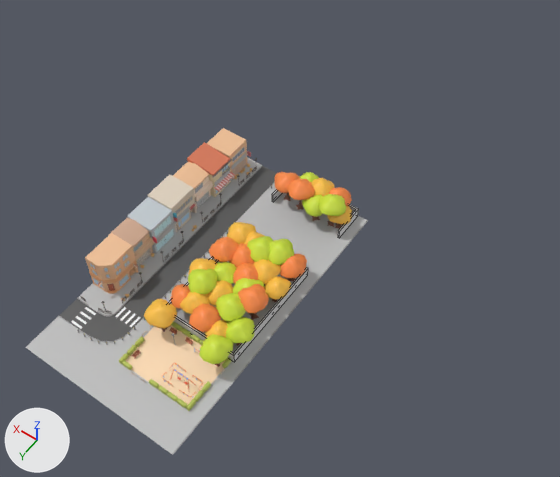
Renders of the FBX model TogeJam/Assets/3DModels/Environments/doggo_Park_Grp.fbx from each side of a commit.
The view is the same before and after, from a camera (50 mm lens) standing at (-45.6, 55.0, 109.4) and looking at (-0.5, -8.2, 10.1). Every picture has the same lights, and +X, +Y and +Z are marked at lower left. Mesh edges are drawn as thin lines on the coarser meshes. Where no turn or scale is listed for an object, it has been applied to the vertices.

The first picture shows 'doggo_Park_Street_cafe_B_main', 'doggo_Park_Street_corner', 'doggo_Park_Street_shop_B_main', 'doggo_Park_Street_shop_C_main', 'doggo_Park_Street_shop_D_main', 'doggo_Park_Street_shop_E_main', 'doggo_Park_Street_shop_F_main', 'doggo_Park_grass', 'doggo_Park_ground', 'doggo_Park_trees', 'doggo_Park_wall'.
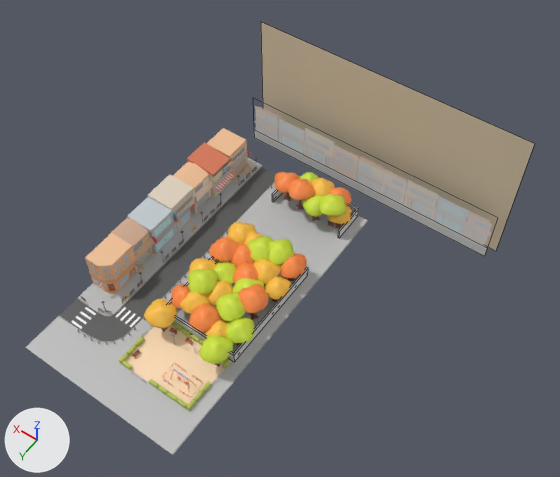
The change, as a list of edits to the scene's bpy script:
```text
Add img_backdrop_tex_png:
    img_backdrop_tex_png = load_image('backDrop_tex.png', '../../Textures/Environment/backDrop_tex.png', 2048, 2048, 'Non-Color')
Add img_backdrop_alpha_png:
    img_backdrop_alpha_png = load_image('backDrop_alpha.png', '../../Textures/Environment/backDrop_alpha.png', 2048, 2048, 'Non-Color')
Add mat_backdrop_shd:
    mat_backdrop_shd = bpy.data.materials.new('backDrop_shd')
    # uses the picture img_backdrop_alpha_png
    # uses the picture img_backdrop_tex_png
Add mat_sky_shd:
    mat_sky_shd = bpy.data.materials.new('Sky_shd')
    # uses the picture img_backdrop_tex_png
Add me_mesh_030:
    me_mesh_030.from_pydata(...)  # 6 vertices, 2 faces; spans x -29.2..22.2, y -0.8, z -11.1..-0.4
    me_mesh_030.materials.append(mat_backdrop_shd)
Add me_mesh_031:
    me_mesh_031.from_pydata(...)  # 4 vertices, 1 face; spans x -26.7..26.7, y 0.0, z -14.0..14.0
    me_mesh_031.materials.append(mat_sky_shd)
Add ob_doggo_park_backdrop:
    ob_doggo_park_backdrop = bpy.data.objects.new('doggo_Park_backDrop', me_mesh_030)
    ob_doggo_park_backdrop.location = (2.2, -33.2, 8.8)
Add ob_doggo_park_sky:
    ob_doggo_park_sky = bpy.data.objects.new('doggo_Park_sky', me_mesh_031)
    ob_doggo_park_sky.location = (-0.9, -39.0, 8.4)
```

Changed parts and their boxes (x1, y1, x2, y2) in the pictures (560 x 477 px):
'doggo_Park_sky', added: after (261, 22, 534, 251)
'doggo_Park_backDrop', added: after (254, 106, 493, 256)
